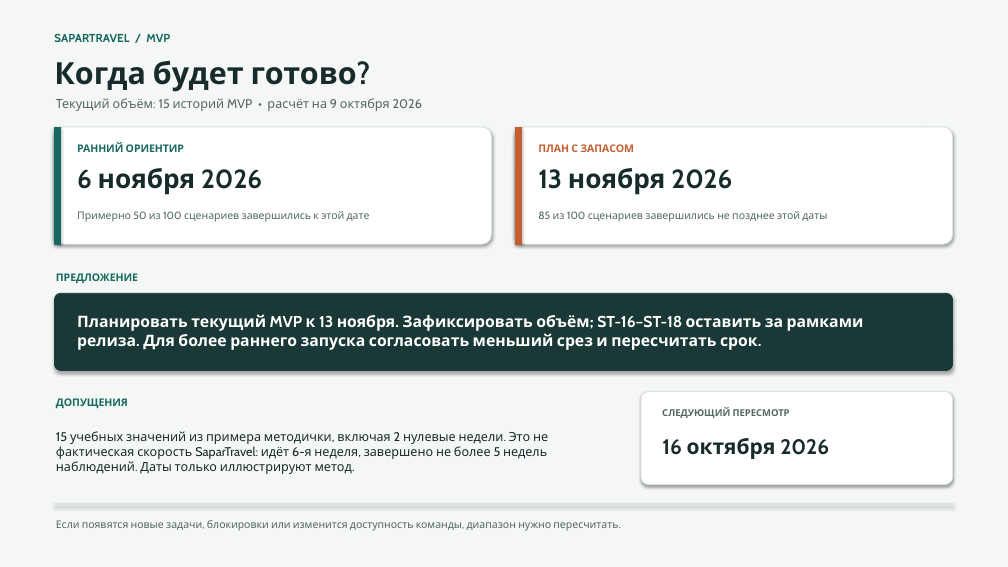
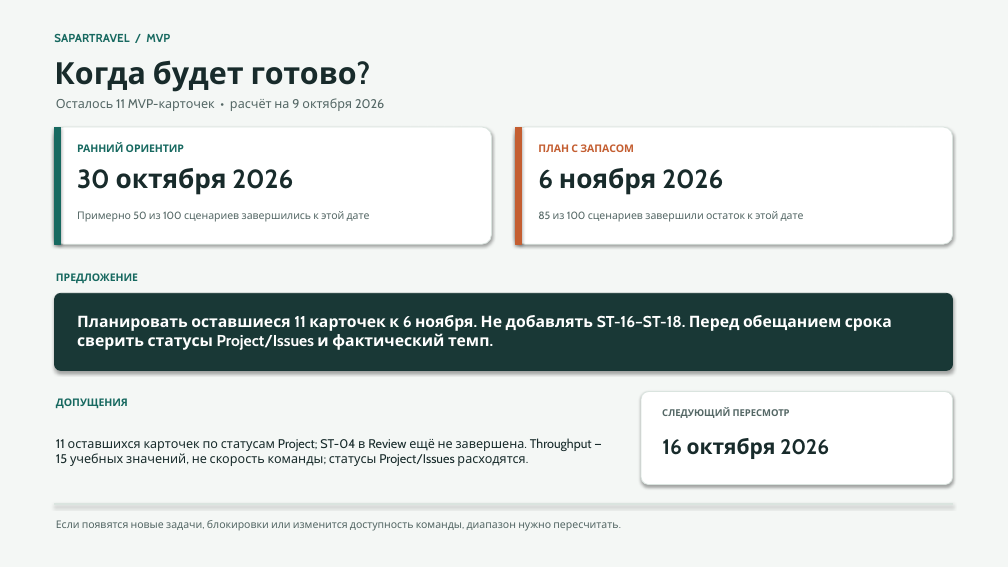
Before and after one commit to Akira-vs96/SaparTravel, a slide deck: slide 1 of docs/lab-6-customer-slide.pptx. Drawn at 1008x567 pixels with LibreOffice and Linux fonts; fonts in the diff are those of the drawing. Boxes give left, top, right and bottom in pixels: in the first picture for what was removed or moved away, otherwise in the second. Text is boxed around its words. In the diff, an @@ line names an element or a change of style, - is before the commit and + after.

```diff
--- a/docs/lab-6-customer-slide.pptx
+++ b/docs/lab-6-customer-slide.pptx
@@ text at (56,98,384,111): text changed @@
-Текущий объём: 15 историй MVP • расчёт на 9 октября 2026
+Осталось 11 MVP-карточек • расчёт на 9 октября 2026
@@ text at (77,168,293,195): text changed @@
-6 ноября 2026
+30 октября 2026
@@ text at (538,168,723,195): text changed @@
-13 ноября 2026
+6 ноября 2026
@@ text at (538,211,804,222): text changed @@
-85 из 100 сценариев завершились не позднее этой даты
+85 из 100 сценариев завершили остаток к этой дате
@@ text at (77,315,892,350): text changed @@
-Планировать текущий MVP к 13 ноября. Зафиксировать объём; ST-16–ST-18 оставить за рамками релиза. Для более раннего запуска согласовать меньший срез и пересчитать срок.
+Планировать оставшиеся 11 карточек к 6 ноября. Не добавлять ST-16–ST-18. Перед обещанием срока сверить статусы Project/Issues и фактический темп.
@@ text at (56,438,592,466): text changed @@
-15 учебных значений из примера методички, включая 2 нулевые недели. Это не фактическая скорость SaparTravel: идёт 6-я неделя, завершено не более 5 недель наблюдений. Даты только иллюстрируют метод.
+11 оставшихся карточек по статусам Project; ST-04 в Review ещё не завершена. Throughput — 15 учебных значений, не скорость команды; статусы Project/Issues расходятся.
```
Also in this commit, not shown: 4 other files.
